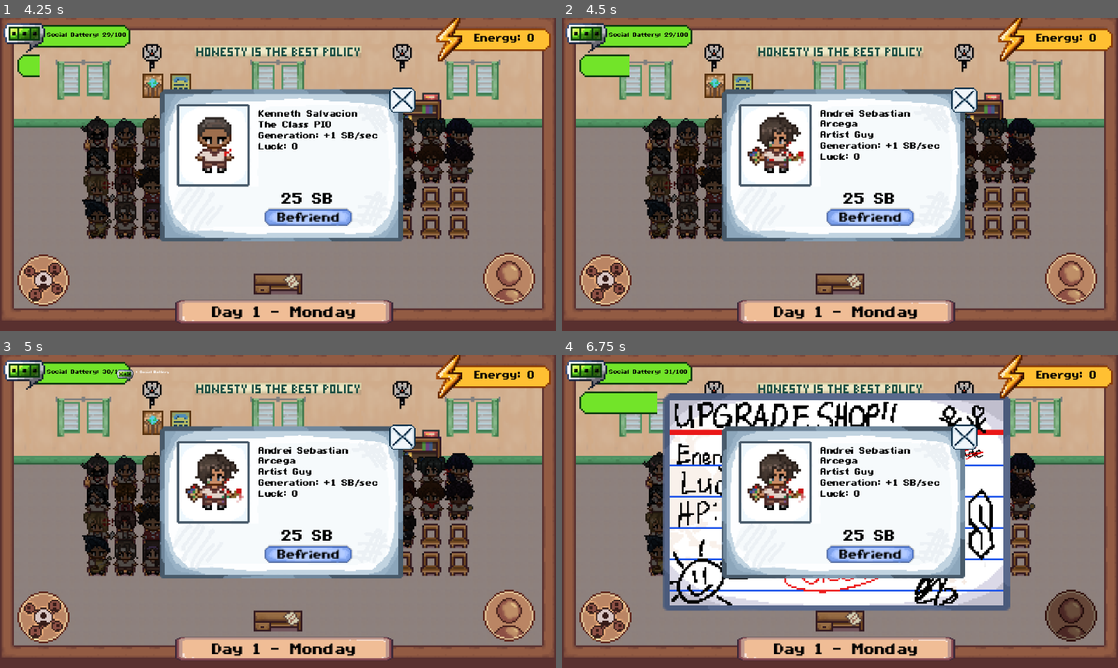
Above: before the commit, frames 1-4 (two rows, left to right).
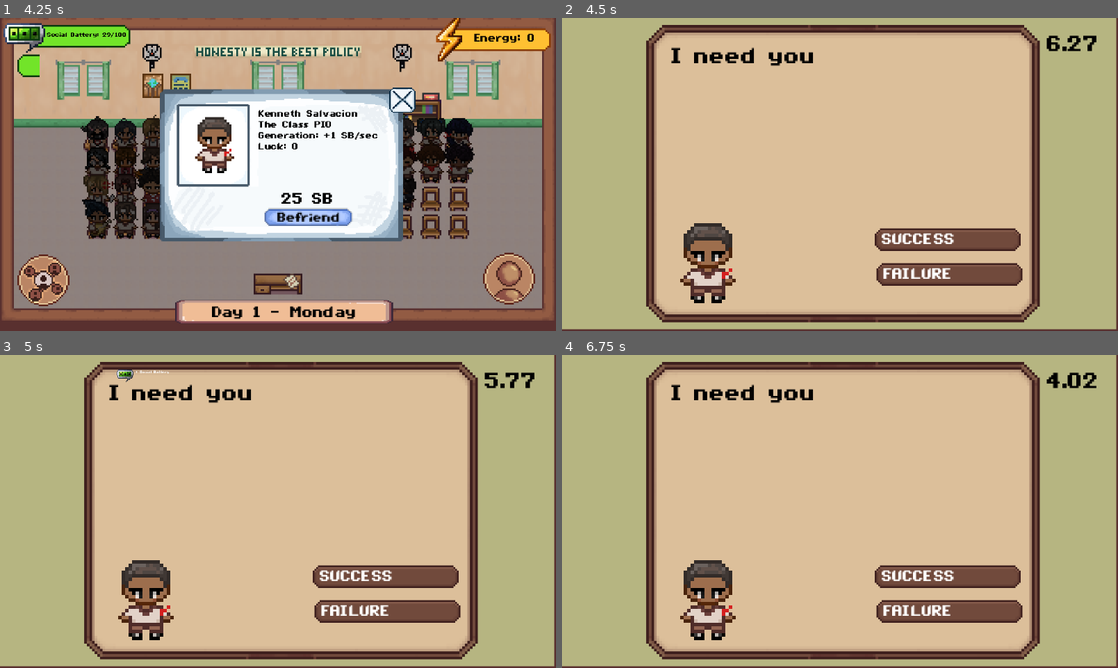
Above: after the commit, the same moments.

Repository: AzeOcram/checkpoint-gamejam
Game: Godot game, scene res://scenes/main/main.tscn
Two runs of this game, one before a commit and one after it. Both use one fixed random seed, a clock stepped at 60 frames per second and the inputs below.
Inputs (mouse positions are in pixels of both pictures, inside the frame that each line leads up to):
- Up to frame 1 (4.25 s): click (5, 74) at 0.52 s; tap Enter at 1.25 s; move the mouse to (400, 158) at 1.27 s; press the mouse at (400, 158) at 1.28 s; tap Space at 2 s; move the mouse to (166, 190) at 2.02 s; release the mouse at (166, 190) at 2.03 s; hold S 2.03-2.78 s; click (166, 190) at 2.1 s; move the mouse to (333, 105) at 2.77 s; press the mouse at (333, 105) at 2.78 s; move the mouse to (250, 237) at 3.52 s; release the mouse at (250, 237) at 3.53 s; click (250, 237) at 3.6 s
- Up to frame 2 (4.5 s): click (867, 218) at 4.25 s
- Up to frame 3 (5 s): no input
- Up to frame 4 (6.75 s): move the mouse to (1006, 558) at 5.02 s; press the mouse at (1006, 558) at 5.03 s; hold S 5.03-5.75 s; release the mouse at (1006, 558) at 5.75 s; click (606, 617) at 5.75 s; click (1073, 614) at 6.5 s

Frame 1 is identical in both runs. In frame 2, 88% of the frame differs, in the area x 0-100%, y 0-100%; in frame 3, 88%; in frame 4, 94%.

Commit message:
fix(ui): keep friend info panel above friend buttons for input
Mouse picking follows tree order, not z_index, so friend map buttons added after the panel intercepted clicks on the Befriend button.

Diff:
--- a/scripts/friends/friend_map.gd
+++ b/scripts/friends/friend_map.gd
@@ -35,6 +35,9 @@
 	if recruitment_system:
 		recruitment_system.friend_recruited.connect(_on_friend_recruited)
 	spawn_friends()
+
+	# Mouse picking follows tree order, not z_index: keep the panel after the friends so they can't steal its clicks.
+	move_child(friend_info_panel, -1)
 
 func _on_friend_recruited(friend_node: FriendNode) -> void:
 	var friend_data: FriendData = friend_node.data
